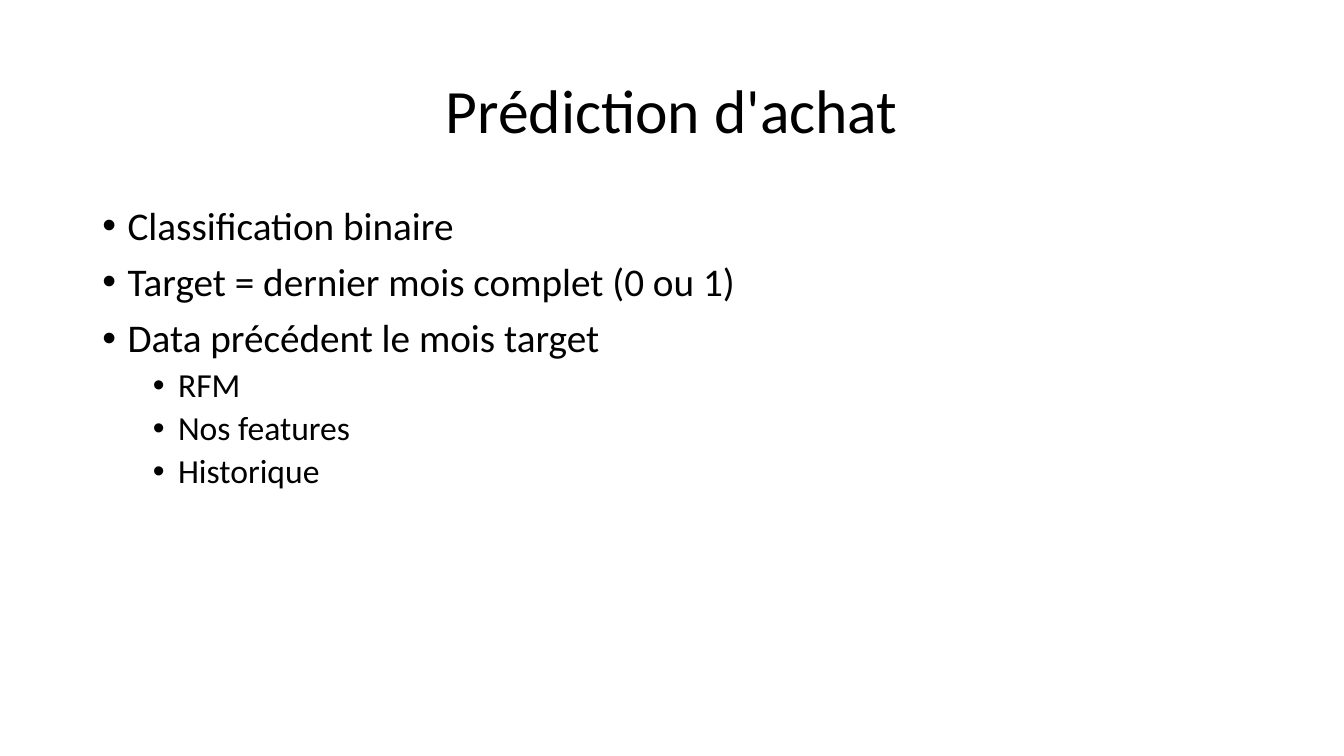
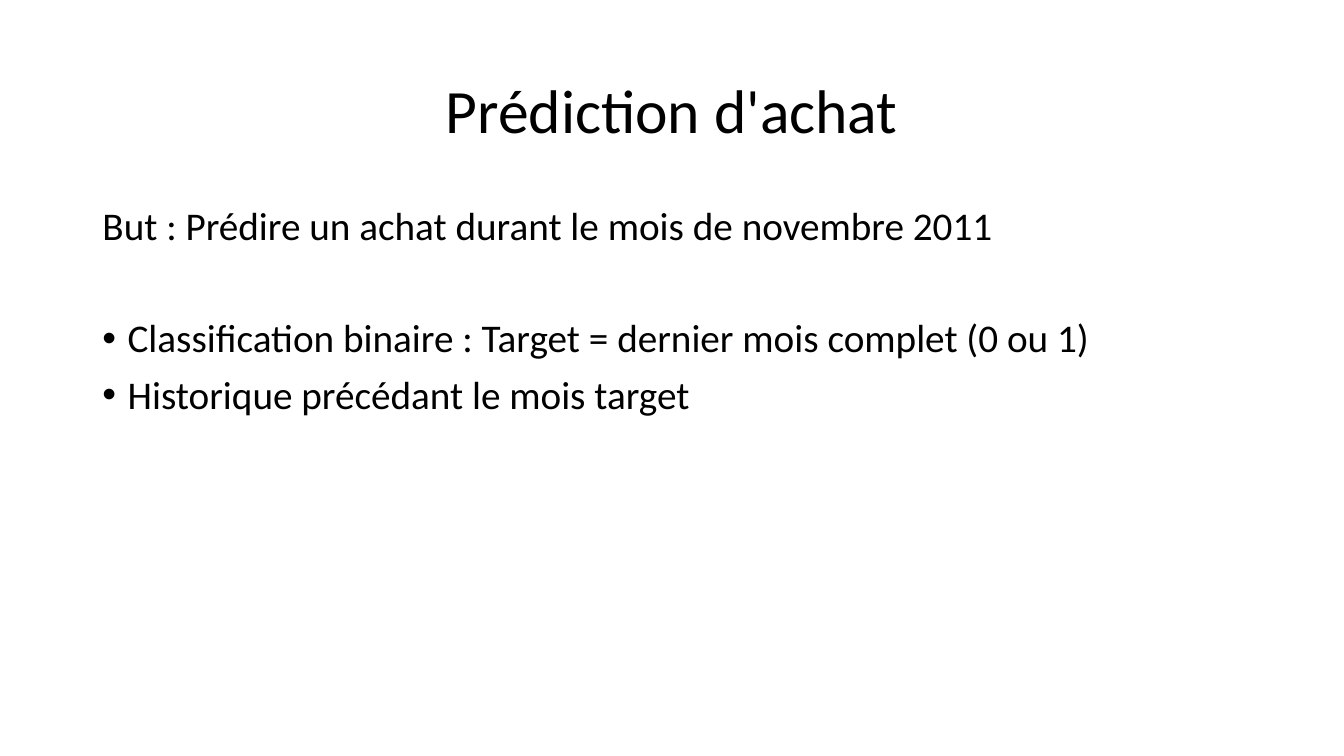
Before and after one commit to morganscao/Projet5, a slide deck: slide 27 of Rapport/P5 - Segmentez les comportements de clients.pptx (slide 13 before the commit). Drawn at 1344x756 pixels with LibreOffice and Linux fonts; fonts in the diff are those of the drawing. Boxes give left, top, right and bottom in pixels: in the first picture for what was removed or moved away, otherwise in the second. Text is boxed around its words. In the diff, an @@ line names an element or a change of style, - is before the commit and + after.

```diff
--- a/Rapport/P5 - Segmentez les comportements de clients.pptx
+++ b/Rapport/P5 - Segmentez les comportements de clients.pptx
@@ text at (x1=102, y1=212, x2=1089, y2=416): text changed @@
-• Classification binaire
-• Target = dernier mois complet (0 ou 1)
-• Data précédent le mois target
-  • RFM
-  • Nos features
-  • Historique
+But : Prédire un achat durant le mois de novembre 2011
+• Classification binaire : Target = dernier mois complet (0 ou 1)
+• Historique précédant le mois target
```
Also in this commit, not shown: 12 other slides changed, 15 slides added, 8 slides removed, 9 other files.
